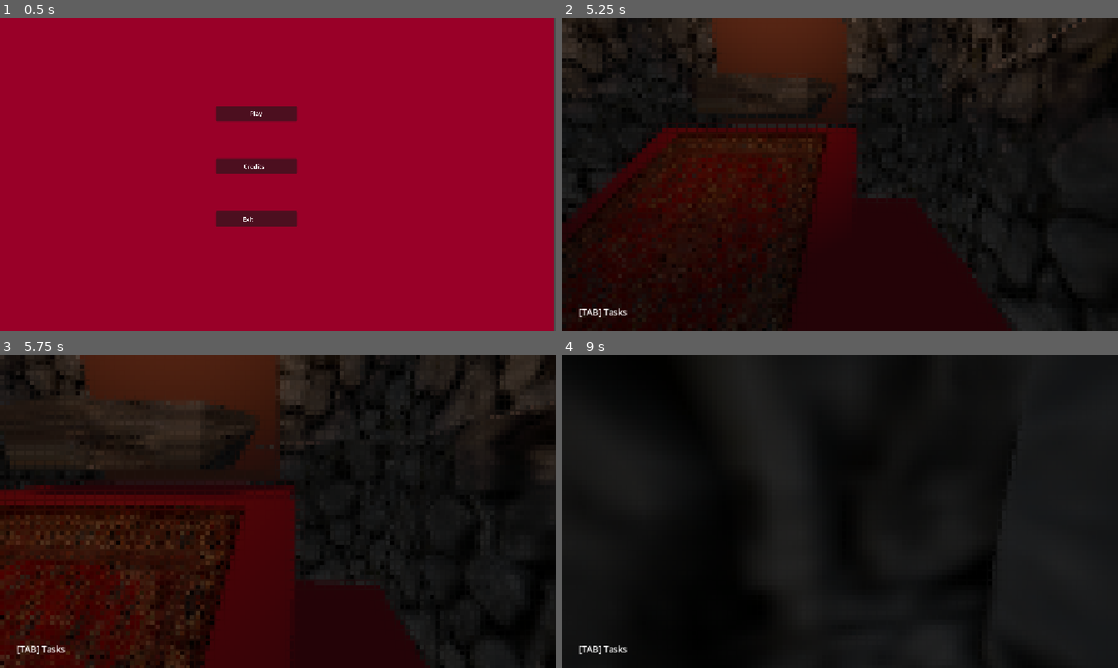
Above: before the commit, frames 1-4 (two rows, left to right).
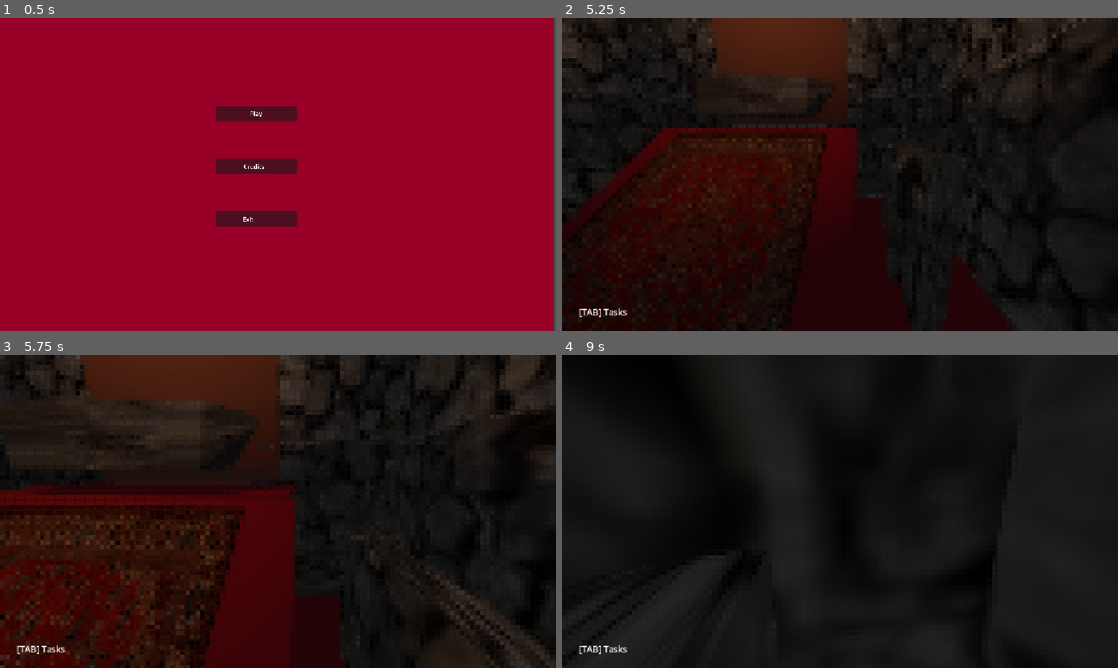
Above: after the commit, the same moments.

Repository: MichaelRRyan/gmtk-2026-countdown
Game: Godot game, scene res://screens/main_menu.tscn
Same seed, same stepped clock (60 frames per second), same inputs: the game is played once before the commit and once after it.
Inputs (mouse positions are in pixels of both pictures, inside the frame that each line leads up to):
- Up to frame 1 (0.5 s): no input
- Up to frame 2 (5.25 s): click "Play" at 0.5 s; tap Enter at 1.25 s; move the mouse to (867, 174) at 1.27 s; press the mouse at (867, 174) at 1.28 s; hold W (move_forward) from 1.28 s (still down); tap Space (jump) at 1.52, 2.27, 3.77, 4.52 s; move the mouse to (812, 174) at 2.02 s; release the mouse at (812, 174) at 2.03 s; tap Tab (show_tasks) at 2.1, 3.6, 5.1 s; move the mouse to (851, 168) at 2.77 s; press the mouse at (851, 168) at 2.78 s; move the mouse to (834, 180) at 3.52 s; release the mouse at (834, 180) at 3.53 s; move the mouse to (878, 177) at 4.27 s; press the mouse at (878, 177) at 4.28 s; move the mouse to (795, 171) at 5.02 s; release the mouse at (795, 171) at 5.03 s
- Up to frame 3 (5.75 s): keep holding W (move_forward); tap Space (jump) at 5.27 s
- Up to frame 4 (9 s): move the mouse to (845, 511) at 5.77 s; press the mouse at (845, 511) at 5.78 s; move the mouse to (817, 505) at 6.52 s; release W (move_forward) at 6.53 s; release the mouse at (817, 505) at 6.53 s; hold D (move_right) 6.53-7.28 s; tap Tab (show_tasks) at 6.6, 8.1 s; tap Space (jump) at 6.77, 7.52, 8.27 s; move the mouse to (867, 511) at 7.27 s; press the mouse at (867, 511) at 7.28 s; hold W (move_forward) from 7.28 s (still down); move the mouse to (812, 511) at 8.02 s; release the mouse at (812, 511) at 8.03 s; move the mouse to (851, 505) at 8.77 s; press the mouse at (851, 505) at 8.78 s

Frame 1 is identical in both runs. In frame 2, 0.8% of the frame differs, in the area x 58-73%, y 40-100%; in frame 3, 2.0%, in the area x 61-100%, y 57-100%; in frame 4, 1.9%.

Commit message:
Adds art to extra rooms in the north east of the house.

Diff:
--- /dev/null
+++ b/Levels/Main/Count/count_test.tscn
@@ -0,0 +1,3 @@
+[gd_scene format=3 uid="uid://bd5jvmp6bs20s"]
+
+[node name="CountTest" type="Node3D" unique_id=694586312]
--- a/Levels/Main/main_level.tscn
+++ b/Levels/Main/main_level.tscn
@@ -1331,6 +1331,45 @@
 [node name="StoneWallFinal187" parent="CastleGeo/Walls" unique_id=1825999355 instance=ExtResource("21_ofdr7")]
 transform = Transform3D(1.3113416e-07, -7.1054265e-15, -0.5784908, 6.2117614e-22, 1, -8.220849e-15, 1, 0, 7.58599e-08, 3.3464286, 1.9617648, -1.599196)
 
+[node name="StoneWallFinal198" parent="CastleGeo/Walls" unique_id=457731989 instance=ExtResource("21_ofdr7")]
+transform = Transform3D(-4.371138e-08, 7.1054265e-15, 0.45295838, 6.2117614e-22, 1, -6.436925e-15, -1, 6.2117614e-22, -1.9799435e-08, 3.6350722, -0.038235188, -1.9685178)
+
+[node name="StoneWallFinal199" parent="CastleGeo/Walls" unique_id=2126445159 instance=ExtResource("21_ofdr7")]
+transform = Transform3D(-4.371138e-08, 7.1054265e-15, 0.45295838, 6.2117614e-22, 1, -6.436925e-15, -1, 6.2117614e-22, -1.9799435e-08, 3.6350722, 1.9617648, -1.9685178)
+
+[node name="StoneWallFinal207" parent="CastleGeo/Walls" unique_id=126396777 instance=ExtResource("21_ofdr7")]
+transform = Transform3D(-4.371138e-08, 7.1054265e-15, 0.45295838, 6.2117614e-22, 1, -6.436925e-15, -1, 6.2117614e-22, -1.9799435e-08, 3.6350722, -0.038235188, -1.9685178)
+
+[node name="StoneWallFinal208" parent="CastleGeo/Walls" unique_id=1343483457 instance=ExtResource("21_ofdr7")]
+transform = Transform3D(-4.371138e-08, 7.1054265e-15, 0.45295838, 6.2117614e-22, 1, -6.436925e-15, -1, 6.2117614e-22, -1.9799435e-08, 3.6350722, 1.9617648, -1.9685178)
+
+[node name="StoneWallFinal200" parent="CastleGeo/Walls" unique_id=1049213897 instance=ExtResource("21_ofdr7")]
+transform = Transform3D(-4.371138e-08, 7.1054265e-15, 1, 6.2117614e-22, 1, -1.4210854e-14, -1, 6.2117614e-22, -4.371138e-08, 5.107236, -0.038235188, -1.9685179)
+
+[node name="StoneWallFinal265" parent="CastleGeo/Walls" unique_id=84156728 instance=ExtResource("21_ofdr7")]
+transform = Transform3D(-4.371138e-08, 1.0480474e-14, 0.39626583, 6.2117614e-22, 1.4749957, -5.631275e-15, -1, 9.162322e-22, -1.7321327e-08, 2.6600807, -0.81332314, -7.9067044)
+
+[node name="StoneWallFinal266" parent="CastleGeo/Walls" unique_id=1086958721 instance=ExtResource("21_ofdr7")]
+transform = Transform3D(-4.37114e-08, -1.04804776e-14, -0.3962659, 6.211762e-22, 1.4749957, -5.6312754e-15, 1, -1.8324644e-21, -1.7321334e-08, 2.6600807, -0.81332314, -9.337575)
+
+[node name="StoneWallFinal201" parent="CastleGeo/Walls" unique_id=1645403975 instance=ExtResource("21_ofdr7")]
+transform = Transform3D(-4.371138e-08, 7.1054265e-15, 1, 6.2117614e-22, 1, -1.4210854e-14, -1, 6.2117614e-22, -4.371138e-08, 5.107236, 1.9617648, -1.9685179)
+
+[node name="StoneWallFinal202" parent="CastleGeo/Walls" unique_id=2094851415 instance=ExtResource("21_ofdr7")]
+transform = Transform3D(-4.371138e-08, 7.1054265e-15, 1.1574221, 6.2117614e-22, 1, -1.6447955e-14, -1, 6.2117614e-22, -5.059252e-08, 7.2853155, 2.5276237, -1.9685179)
+
+[node name="StoneWallFinal203" parent="CastleGeo/Walls" unique_id=133568284 instance=ExtResource("21_ofdr7")]
+transform = Transform3D(-4.371138e-08, 7.1054265e-15, 1, 6.2117614e-22, 1, -1.4210854e-14, -1, 6.2117614e-22, -4.371138e-08, 9.497772, -0.038235188, -1.968518)
+
+[node name="StoneWallFinal204" parent="CastleGeo/Walls" unique_id=615187180 instance=ExtResource("21_ofdr7")]
+transform = Transform3D(-4.371138e-08, 7.1054265e-15, 1, 6.2117614e-22, 1, -1.4210854e-14, -1, 6.2117614e-22, -4.371138e-08, 9.497772, 1.9617648, -1.968518)
+
+[node name="StoneWallFinal205" parent="CastleGeo/Walls" unique_id=1090307914 instance=ExtResource("21_ofdr7")]
+transform = Transform3D(-4.371138e-08, 7.1054265e-15, 0.5784908, 6.2117614e-22, 1, -8.220849e-15, -1, 6.2117614e-22, -2.5286631e-08, 11.060351, -0.038235188, -1.9685181)
+
+[node name="StoneWallFinal206" parent="CastleGeo/Walls" unique_id=1474026611 instance=ExtResource("21_ofdr7")]
+transform = Transform3D(-4.371138e-08, 7.1054265e-15, 0.5784908, 6.2117614e-22, 1, -8.220849e-15, -1, 6.2117614e-22, -2.5286631e-08, 11.060351, 1.9617648, -1.9685181)
+
 [node name="StoneWallFinal163" parent="CastleGeo/Walls" unique_id=1499948301 instance=ExtResource("21_ofdr7")]
 transform = Transform3D(-1, -7.105427e-15, -8.742277e-08, -7.105427e-15, 1, -7.1054274e-15, 8.742278e-08, 0, -1, 11.5907, -0.038235188, -2.5138087)
 
@@ -1367,6 +1406,69 @@
 [node name="StoneWallFinal174" parent="CastleGeo/Walls" unique_id=1543800839 instance=ExtResource("21_ofdr7")]
 transform = Transform3D(-1, -7.105427e-15, -8.742277e-08, -7.105427e-15, 1, -7.1054274e-15, 8.742278e-08, 0, -1, 11.5907, 1.9617648, -12.513809)
 
+[node name="StoneWallFinal209" parent="CastleGeo/Walls" unique_id=162016975 instance=ExtResource("21_ofdr7")]
+transform = Transform3D(1.3113416e-07, 5.0824786e-22, -1, -7.105427e-15, 1, -7.1054274e-15, 1, 7.105427e-15, 1.3113416e-07, 10.558807, -0.038235188, -13.194794)
+
+[node name="StoneWallFinal210" parent="CastleGeo/Walls" unique_id=1738651242 instance=ExtResource("21_ofdr7")]
+transform = Transform3D(1.3113416e-07, 5.0824786e-22, -1, -7.105427e-15, 1, -7.1054274e-15, 1, 7.105427e-15, 1.3113416e-07, 10.558807, 1.9617648, -13.194794)
+
+[node name="StoneWallFinal211" parent="CastleGeo/Walls" unique_id=1337298102 instance=ExtResource("21_ofdr7")]
+transform = Transform3D(1.3113416e-07, 5.0824786e-22, -1, -7.105427e-15, 1, -7.1054274e-15, 1, 7.105427e-15, 1.3113416e-07, 8.558807, -0.038235188, -13.194794)
+
+[node name="StoneWallFinal212" parent="CastleGeo/Walls" unique_id=1092234253 instance=ExtResource("21_ofdr7")]
+transform = Transform3D(1.3113416e-07, 5.0824786e-22, -1, -7.105427e-15, 1, -7.1054274e-15, 1, 7.105427e-15, 1.3113416e-07, 8.558807, 1.9617648, -13.194794)
+
+[node name="StoneWallFinal213" parent="CastleGeo/Walls" unique_id=1261688142 instance=ExtResource("21_ofdr7")]
+transform = Transform3D(1.3113416e-07, 5.0824786e-22, -1, -7.105427e-15, 1, -7.1054274e-15, 1, 7.105427e-15, 1.3113416e-07, 6.5588074, -0.038235188, -13.194794)
+
+[node name="StoneWallFinal214" parent="CastleGeo/Walls" unique_id=457522015 instance=ExtResource("21_ofdr7")]
+transform = Transform3D(1.3113416e-07, 5.0824786e-22, -1, -7.105427e-15, 1, -7.1054274e-15, 1, 7.105427e-15, 1.3113416e-07, 6.5588074, 1.9617648, -13.194794)
+
+[node name="StoneWallFinal215" parent="CastleGeo/Walls" unique_id=97519538 instance=ExtResource("21_ofdr7")]
+transform = Transform3D(1.3113416e-07, 5.0824786e-22, -1, -7.105427e-15, 1, -7.1054274e-15, 1, 7.105427e-15, 1.3113416e-07, 4.5588074, -0.038235188, -13.194794)
+
+[node name="StoneWallFinal216" parent="CastleGeo/Walls" unique_id=581098065 instance=ExtResource("21_ofdr7")]
+transform = Transform3D(1.3113416e-07, 5.0824786e-22, -1, -7.105427e-15, 1, -7.1054274e-15, 1, 7.105427e-15, 1.3113416e-07, 4.5588074, 1.9617648, -13.194794)
+
+[node name="StoneWallFinal219" parent="CastleGeo/Walls" unique_id=874808228 instance=ExtResource("21_ofdr7")]
+transform = Transform3D(1, 7.1054265e-15, 1.7484555e-07, -7.1054265e-15, 1, -7.1054274e-15, -1.7484555e-07, -4.800508e-22, 1, 3.173674, -0.038235188, -12.132955)
+
+[node name="StoneWallFinal220" parent="CastleGeo/Walls" unique_id=1108050528 instance=ExtResource("21_ofdr7")]
+transform = Transform3D(1, 7.1054265e-15, 1.7484555e-07, -7.1054265e-15, 1, -7.1054274e-15, -1.7484555e-07, -4.800508e-22, 1, 3.173674, 1.9617648, -12.132955)
+
+[node name="StoneWallFinal221" parent="CastleGeo/Walls" unique_id=726298732 instance=ExtResource("21_ofdr7")]
+transform = Transform3D(1, 7.1054265e-15, 1.7484555e-07, -7.1054265e-15, 1, -7.1054274e-15, -1.7484555e-07, -4.800508e-22, 1, 3.173674, -0.038235188, -10.132955)
+
+[node name="StoneWallFinal222" parent="CastleGeo/Walls" unique_id=119079801 instance=ExtResource("21_ofdr7")]
+transform = Transform3D(1, 7.1054265e-15, 1.7484555e-07, -7.1054265e-15, 1, -7.1054274e-15, -1.7484555e-07, -4.800508e-22, 1, 3.173674, 1.9617648, -10.132955)
+
+[node name="StoneWallFinal223" parent="CastleGeo/Walls" unique_id=960211285 instance=ExtResource("21_ofdr7")]
+transform = Transform3D(1, 7.1054265e-15, 1.7484555e-07, -7.1054265e-15, 1, -7.1054274e-15, -1.7484555e-07, -4.800508e-22, 1, 3.173674, -0.038235188, -7.1329546)
+
+[node name="StoneWallFinal224" parent="CastleGeo/Walls" unique_id=1887497999 instance=ExtResource("21_ofdr7")]
+transform = Transform3D(1, 7.1054265e-15, 1.7484555e-07, -7.1054265e-15, 1, -7.1054274e-15, -1.7484555e-07, -4.800508e-22, 1, 3.173674, 1.9617648, -7.1329546)
+
+[node name="StoneWallFinal229" parent="CastleGeo/Walls" unique_id=831674473 instance=ExtResource("21_ofdr7")]
+transform = Transform3D(1.0000001, 7.1054265e-15, 8.7461146e-08, -7.1054274e-15, 1, -3.554273e-15, -1.7484557e-07, -4.800508e-22, 0.50021946, 3.173674, 1.7678802, -8.659325)
+
+[node name="StoneWallFinal225" parent="CastleGeo/Walls" unique_id=1147367821 instance=ExtResource("21_ofdr7")]
+transform = Transform3D(1, 7.1054265e-15, 1.7484555e-07, -7.1054265e-15, 1, -7.1054274e-15, -1.7484555e-07, -4.800508e-22, 1, 3.173674, -0.038235188, -5.1329546)
+
+[node name="StoneWallFinal226" parent="CastleGeo/Walls" unique_id=1447372236 instance=ExtResource("21_ofdr7")]
+transform = Transform3D(1, 7.1054265e-15, 1.7484555e-07, -7.1054265e-15, 1, -7.1054274e-15, -1.7484555e-07, -4.800508e-22, 1, 3.173674, 1.9617648, -5.1329546)
+
+[node name="StoneWallFinal227" parent="CastleGeo/Walls" unique_id=1019041260 instance=ExtResource("21_ofdr7")]
+transform = Transform3D(1, 7.1054265e-15, 1.7484555e-07, -7.1054265e-15, 1, -7.1054274e-15, -1.7484555e-07, -4.800508e-22, 1, 3.173674, -0.038235188, -3.1329546)
+
+[node name="StoneWallFinal228" parent="CastleGeo/Walls" unique_id=1119971794 instance=ExtResource("21_ofdr7")]
+transform = Transform3D(1, 7.1054265e-15, 1.7484555e-07, -7.1054265e-15, 1, -7.1054274e-15, -1.7484555e-07, -4.800508e-22, 1, 3.173674, 1.9617648, -3.1329546)
+
+[node name="StoneWallFinal217" parent="CastleGeo/Walls" unique_id=130062628 instance=ExtResource("21_ofdr7")]
+transform = Transform3D(1.3113417e-07, 5.0824786e-22, -0.46173215, -7.1054274e-15, 1, -3.2808042e-15, 1.0000001, 7.105427e-15, 6.054886e-08, 3.054708, -0.038235188, -13.194794)
+
+[node name="StoneWallFinal218" parent="CastleGeo/Walls" unique_id=1850819668 instance=ExtResource("21_ofdr7")]
+transform = Transform3D(1.3113417e-07, 5.0824786e-22, -0.46173215, -7.1054274e-15, 1, -3.2808042e-15, 1.0000001, 7.105427e-15, 6.054886e-08, 3.054708, 1.9617648, -13.194794)
+
 [node name="StoneWallFinal104" parent="CastleGeo/Walls" unique_id=889981434 instance=ExtResource("21_ofdr7")]
 transform = Transform3D(0, -4.371139e-08, 1, -1, -4.371139e-08, 0, 4.371139e-08, -1, -4.3711385e-08, 12.170849, 3.2838778, 6.484052)
 
@@ -1463,6 +1565,9 @@
 [node name="StoneWallFinal130" parent="CastleGeo/Walls" unique_id=1057833990 instance=ExtResource("21_ofdr7")]
 transform = Transform3D(0, -4.371139e-08, 1, -1, -4.371139e-08, 0, 4.371139e-08, -1, -4.3711385e-08, 4.1708493, 3.2838778, -7.9949503)
 
+[node name="StoneWallFinal267" parent="CastleGeo/Walls" unique_id=1917675183 instance=ExtResource("21_ofdr7")]
+transform = Transform3D(0, -2.4318528e-08, 0.5301307, -1, -2.4318528e-08, 0, 4.371139e-08, -0.5563431, -2.3172744e-08, 2.7694073, 1.8484864, -8.050049)
+
 [node name="StoneWallFinal131" parent="CastleGeo/Walls" unique_id=1364901176 instance=ExtResource("21_ofdr7")]
 transform = Transform3D(0, -4.371139e-08, 1, -1, -4.371139e-08, 0, 4.371139e-08, -1, -4.3711385e-08, 6.1708493, 3.2838778, -7.9949503)
 
@@ -1595,6 +1700,12 @@
 [node name="StoneWallFinal94" parent="CastleGeo/Walls" unique_id=475072876 instance=ExtResource("21_ofdr7")]
 transform = Transform3D(0, -4.371139e-08, 1, -1, -4.371139e-08, 0, 4.371139e-08, -1, -4.3711385e-08, -4.241145, 3.2838778, -4.140213)
 
+[node name="StoneWallFinal230" parent="CastleGeo/Walls" unique_id=1569510944 instance=ExtResource("21_ofdr7")]
+transform = Transform3D(0, -6.51047e-08, 1.24459, -1, -6.51047e-08, 0, 4.371139e-08, -1.4894218, -5.4402758e-08, -1.4770164, 1.736094, -3.634561)
+
+[node name="StoneWallFinal231" parent="CastleGeo/Walls" unique_id=909886949 instance=ExtResource("21_ofdr7")]
+transform = Transform3D(0, -6.51047e-08, 1.24459, -1, -6.51047e-08, 0, 4.371139e-08, -1.4894218, -5.4402758e-08, 1.0121634, 1.736094, -3.634561)
+
 [node name="StoneWallFinal95" parent="CastleGeo/Walls" unique_id=1138308975 instance=ExtResource("21_ofdr7")]
 transform = Transform3D(0, -4.371139e-08, 1, -1, -4.371139e-08, 0, 4.371139e-08, -1, -4.3711385e-08, -12.241146, 3.2838778, -6.140213)
 
@@ -1685,11 +1796,110 @@
 [node name="StoneWallFinal42" parent="CastleGeo/Walls" unique_id=985108049 instance=ExtResource("21_ofdr7")]
 transform = Transform3D(-1.3909062e-08, 0, -0.99999994, 0, 1, 0, 0.99999994, 0, -1.3909062e-08, -5.190055, -2.3841858e-07, -6.71992)
 
+[node name="StoneWallFinal240" parent="CastleGeo/Walls" unique_id=301821779 instance=ExtResource("21_ofdr7")]
+transform = Transform3D(-0.9999999, 0, 5.7620444e-08, 0, 1, 0, -5.7620444e-08, 0, -0.9999999, 2.057974, -0.74709314, -4.597873)
+
+[node name="StoneWallFinal241" parent="CastleGeo/Walls" unique_id=723863453 instance=ExtResource("21_ofdr7")]
+transform = Transform3D(-0.9999999, 0, 5.7620444e-08, 0, 1, 0, -5.7620444e-08, 0, -0.9999999, 2.057974, 1.2529068, -4.597873)
+
+[node name="StoneWallFinal242" parent="CastleGeo/Walls" unique_id=578205975 instance=ExtResource("21_ofdr7")]
+transform = Transform3D(-0.9999999, 0, 5.7620444e-08, 0, 1, 0, -5.7620444e-08, 0, -0.9999999, 2.2901566, -0.74709314, -6.597873)
+
+[node name="StoneWallFinal243" parent="CastleGeo/Walls" unique_id=175107969 instance=ExtResource("21_ofdr7")]
+transform = Transform3D(-0.9999999, 0, 5.7620444e-08, 0, 1, 0, -5.7620444e-08, 0, -0.9999999, 2.2901566, 1.2529068, -6.597873)
+
+[node name="StoneWallFinal244" parent="CastleGeo/Walls" unique_id=45151092 instance=ExtResource("21_ofdr7")]
+transform = Transform3D(-0.9999999, 0, 5.7620444e-08, 0, 1, 0, -5.7620444e-08, 0, -0.9999999, 2.2901566, -0.74709314, -10.597874)
+
+[node name="StoneWallFinal260" parent="CastleGeo/Walls" unique_id=1067447903 instance=ExtResource("21_ofdr7")]
+transform = Transform3D(-0.99999976, 0, 8.839441e-09, 0, 1, 0, -5.7620436e-08, 0, -0.15340804, 2.2901566, -0.74709314, -9.426998)
+
+[node name="StoneWallFinal261" parent="CastleGeo/Walls" unique_id=236964292 instance=ExtResource("21_ofdr7")]
+transform = Transform3D(-0.99999976, 0, 8.839441e-09, 0, 1, 0, -5.7620436e-08, 0, -0.15340804, 2.2901566, 1.2529068, -9.426998)
+
+[node name="StoneWallFinal262" parent="CastleGeo/Walls" unique_id=1046577428 instance=ExtResource("21_ofdr7")]
+transform = Transform3D(-0.99999976, 0, 1.14972565e-08, 0, 1, 0, -5.7620436e-08, 0, -0.19953428, 2.2901566, -0.7623701, -7.786495)
+
+[node name="StoneWallFinal263" parent="CastleGeo/Walls" unique_id=1909346915 instance=ExtResource("21_ofdr7")]
+transform = Transform3D(-0.99999976, 0, 1.14972565e-08, 0, 1, 0, -5.7620436e-08, 0, -0.19953428, 2.2901566, 1.2376299, -7.786495)
+
+[node name="StoneWallFinal245" parent="CastleGeo/Walls" unique_id=835321527 instance=ExtResource("21_ofdr7")]
+transform = Transform3D(-0.9999999, 0, 5.7620444e-08, 0, 1, 0, -5.7620444e-08, 0, -0.9999999, 2.2901566, 1.2529068, -10.597874)
+
+[node name="StoneWallFinal264" parent="CastleGeo/Walls" unique_id=132963972 instance=ExtResource("21_ofdr7")]
+transform = Transform3D(-0.9999999, 0, 3.789575e-08, 0, 1, 0, -5.7620444e-08, 0, -0.65767884, 2.2901566, 1.6971247, -8.630465)
+
+[node name="StoneWallFinal246" parent="CastleGeo/Walls" unique_id=1371742756 instance=ExtResource("21_ofdr7")]
+transform = Transform3D(-0.9999999, 0, 5.7620444e-08, 0, 1, 0, -5.7620444e-08, 0, -0.9999999, 2.2901566, -0.74709314, -12.597874)
+
+[node name="StoneWallFinal248" parent="CastleGeo/Walls" unique_id=731931155 instance=ExtResource("21_ofdr7")]
+transform = Transform3D(-1.3909059e-08, 0, -0.9999999, 0, 1, 0, 0.9999999, 0, -1.3909059e-08, 1.2201586, -0.74709314, -13.708503)
+
+[node name="StoneWallFinal249" parent="CastleGeo/Walls" unique_id=2083589421 instance=ExtResource("21_ofdr7")]
+transform = Transform3D(-1.3909059e-08, 0, -0.9999999, 0, 1, 0, 0.9999999, 0, -1.3909059e-08, 1.2201586, 1.2529068, -13.708503)
+
+[node name="StoneWallFinal250" parent="CastleGeo/Walls" unique_id=1962481476 instance=ExtResource("21_ofdr7")]
+transform = Transform3D(-1.3909059e-08, 0, -0.9999999, -0.9999999, -4.371139e-08, 1.3909059e-08, -4.3711385e-08, 1, 6.0798426e-16, 1.2201586, 2.5068786, -13.640197)
+
+[node name="StoneWallFinal251" parent="CastleGeo/Walls" unique_id=1397368304 instance=ExtResource("21_ofdr7")]
+transform = Transform3D(-1.3909059e-08, 0, -0.9999999, -0.9999999, -4.371139e-08, 1.3909059e-08, -4.3711385e-08, 1, 6.0798426e-16, 1.2201586, 2.5068786, -11.640197)
+
+[node name="StoneWallFinal252" parent="CastleGeo/Walls" unique_id=837980977 instance=ExtResource("21_ofdr7")]
+transform = Transform3D(-1.3909059e-08, 0, -0.9999999, -0.9999999, -4.371139e-08, 1.3909059e-08, -4.3711385e-08, 1, 6.0798426e-16, 1.2201586, 2.5068786, -9.640197)
+
+[node name="StoneWallFinal253" parent="CastleGeo/Walls" unique_id=405034038 instance=ExtResource("21_ofdr7")]
+transform = Transform3D(-1.3909059e-08, 0, -0.9999999, -0.9999999, -4.371139e-08, 1.3909059e-08, -4.3711385e-08, 1, 6.0798426e-16, 1.2201586, 2.5068786, -7.640197)
+
+[node name="StoneWallFinal254" parent="CastleGeo/Walls" unique_id=1590798186 instance=ExtResource("21_ofdr7")]
+transform = Transform3D(-1.3909059e-08, 0, -0.9999999, -0.9999999, -4.371139e-08, 1.3909059e-08, -4.3711385e-08, 1, 6.0798426e-16, -0.7798414, 2.5068786, -9.640197)
+
+[node name="StoneWallFinal255" parent="CastleGeo/Walls" unique_id=1183980477 instance=ExtResource("21_ofdr7")]
+transform = Transform3D(-1.3909059e-08, 0, -0.9999999, -0.9999999, -4.371139e-08, 1.3909059e-08, -4.3711385e-08, 1, 6.0798426e-16, -0.7798414, 2.5068786, -7.640197)
+
+[node name="StoneWallFinal256" parent="CastleGeo/Walls" unique_id=1834769455 instance=ExtResource("21_ofdr7")]
+transform = Transform3D(-1.3909059e-08, 0, -0.9999999, -0.9999999, -4.371139e-08, 1.3909059e-08, -4.3711385e-08, 1, 6.0798426e-16, -2.7798414, 2.5068786, -9.640197)
+
+[node name="StoneWallFinal257" parent="CastleGeo/Walls" unique_id=182946869 instance=ExtResource("21_ofdr7")]
+transform = Transform3D(-1.3909059e-08, 0, -0.9999999, -0.9999999, -4.371139e-08, 1.3909059e-08, -4.3711385e-08, 1, 6.0798426e-16, -2.7798414, 2.5068786, -7.640197)
+
+[node name="StoneWallFinal258" parent="CastleGeo/Walls" unique_id=804065311 instance=ExtResource("21_ofdr7")]
+transform = Transform3D(-1.3909059e-08, 0, -0.9999999, -0.9999999, -4.371139e-08, 1.3909059e-08, -4.3711385e-08, 1, 6.0798426e-16, -4.7798414, 2.5068786, -9.640197)
+
+[node name="StoneWallFinal259" parent="CastleGeo/Walls" unique_id=2021813818 instance=ExtResource("21_ofdr7")]
+transform = Transform3D(-1.3909059e-08, 0, -0.9999999, -0.9999999, -4.371139e-08, 1.3909059e-08, -4.3711385e-08, 1, 6.0798426e-16, -4.7798414, 2.5068786, -7.640197)
+
+[node name="StoneWallFinal247" parent="CastleGeo/Walls" unique_id=141088316 instance=ExtResource("21_ofdr7")]
+transform = Transform3D(-0.9999999, 0, 5.7620444e-08, 0, 1, 0, -5.7620444e-08, 0, -0.9999999, 2.2901566, 1.2529068, -12.597874)
+
+[node name="StoneWallFinal237" parent="CastleGeo/Walls" unique_id=980215993 instance=ExtResource("21_ofdr7")]
+transform = Transform3D(-7.3513704e-08, 0, 0.9999999, 0, 1.4123573, 0, -0.9999999, 0, -7.3513704e-08, -1.6970005, -1.0632913, -3.5331926)
+
+[node name="StoneWallFinal238" parent="CastleGeo/Walls" unique_id=1362212517 instance=ExtResource("21_ofdr7")]
+transform = Transform3D(-7.3513704e-08, 0, 0.9999999, 0, 1.4123573, 0, -0.9999999, 0, -7.3513704e-08, 0.3029995, -1.0632913, -3.5331926)
+
+[node name="StoneWallFinal239" parent="CastleGeo/Walls" unique_id=1902624882 instance=ExtResource("21_ofdr7")]
+transform = Transform3D(-7.3513704e-08, 0, 0.9999999, 0, 1.4123573, 0, -0.9999999, 0, -7.3513704e-08, 2.1998816, -1.0632913, -3.5331926)
+
+[node name="StoneWallFinal236" parent="CastleGeo/Walls" unique_id=1331853046 instance=ExtResource("21_ofdr7")]
+transform = Transform3D(-1.3909062e-08, 0, -1.5672463, 0, 1.251938, 0, 0.99999994, 0, -2.1798927e-08, -1.1819391, -0.7427418, -6.719567)
+
+[node name="StoneWallFinal233" parent="CastleGeo/Walls" unique_id=655028630 instance=ExtResource("21_ofdr7")]
+transform = Transform3D(-1.3909062e-08, 0, -0.5041602, 0, 1, 0, 0.99999994, 0, -7.012397e-09, -3.7124672, -2.3841858e-07, -6.71992)
+
+[node name="StoneWallFinal234" parent="CastleGeo/Walls" unique_id=1756991220 instance=ExtResource("21_ofdr7")]
+transform = Transform3D(-1.3909062e-08, 0, -0.23896942, 0, 1, 0, 0.99999994, 0, -3.3238408e-09, -3.0275993, -2.3841858e-07, -5.8393497)
+
+[node name="StoneWallFinal235" parent="CastleGeo/Walls" unique_id=859910003 instance=ExtResource("21_ofdr7")]
+transform = Transform3D(1.0133182e-07, 0, 0.2389694, 0, 1, 0, -0.9999999, 0, 2.421521e-08, -2.9832299, -2.3841858e-07, -4.444173)
+
 [node name="StoneWallFinal43" parent="CastleGeo/Walls" unique_id=871067043 instance=ExtResource("21_ofdr7")]
 transform = Transform3D(-1.3909062e-08, 0, -0.99999994, 0, 1, 0, 0.99999994, 0, -1.3909062e-08, -5.190055, 1.9999998, -6.71992)
 
 [node name="StoneWallFinal44" parent="CastleGeo/Walls" unique_id=2012321817 instance=ExtResource("21_ofdr7")]
-transform = Transform3D(-1.3909062e-08, 0, -0.99999994, 0, 1, 0, 0.99999994, 0, -1.3909062e-08, -3.190055, -2.3841858e-07, -6.71992)
+transform = Transform3D(0.99999994, 0, 1.607999e-08, 0, 1.216043, 0, -2.9802322e-08, 0, 0.5395549, -2.783762, -0.7342323, -6.261214)
+
+[node name="StoneWallFinal232" parent="CastleGeo/Walls" unique_id=549240154 instance=ExtResource("21_ofdr7")]
+transform = Transform3D(0.99999994, 0, 1.607999e-08, 0, 1.216043, 0, -2.9802322e-08, 0, 0.5395549, -2.783762, -0.7342323, -3.9730315)
 
 [node name="StoneWallFinal45" parent="CastleGeo/Walls" unique_id=1682861617 instance=ExtResource("21_ofdr7")]
 transform = Transform3D(-1.3909062e-08, 0, -0.99999994, 0, 1, 0, 0.99999994, 0, -1.3909062e-08, -3.190055, 1.9999998, -6.71992)
Binary file added: Levels/Main/Count/Animations/Vampire_Animation_Creepy_Hands.glb
Not shown, added: Levels/Main/Count/Animations/Vampire_Animation_Creepy_Hands.glb.import
Binary file added: Levels/Main/Count/Animations/Vampire_Animation_Creepy_Hands_Pants.png
Not shown, added: Levels/Main/Count/Animations/Vampire_Animation_Creepy_Hands_Pants.png.import
Binary file added: Levels/Main/Count/Animations/Vampire_Animation_Creepy_Hands_Skin.png
Not shown, added: Levels/Main/Count/Animations/Vampire_Animation_Creepy_Hands_Skin.png.import
Binary file added: Levels/Main/Count/Animations/Vampire_Animation_Creepy_Hands_cuff.png
Not shown, added: Levels/Main/Count/Animations/Vampire_Animation_Creepy_Hands_cuff.png.import
Binary file added: Levels/Main/Count/Animations/Vampire_Animation_Creepy_Hands_hair.png
Not shown, added: Levels/Main/Count/Animations/Vampire_Animation_Creepy_Hands_hair.png.import
Binary file added: Levels/Main/Count/Animations/Vampire_Animation_Idle_Float.glb
Not shown, added: Levels/Main/Count/Animations/Vampire_Animation_Idle_Float.glb.import
(and 18 more such lines)
